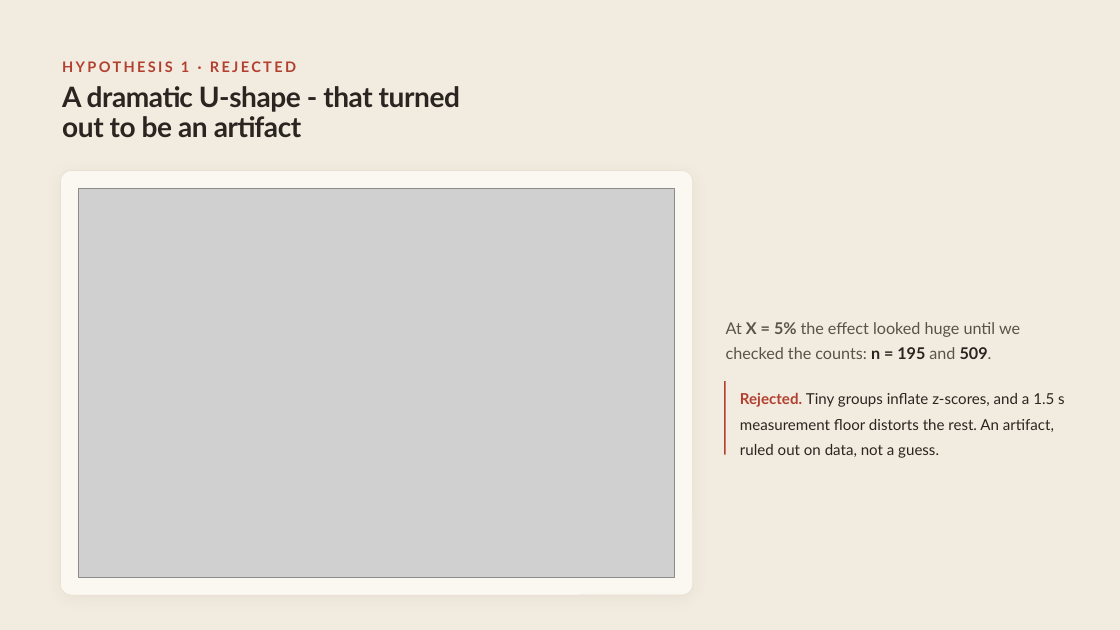
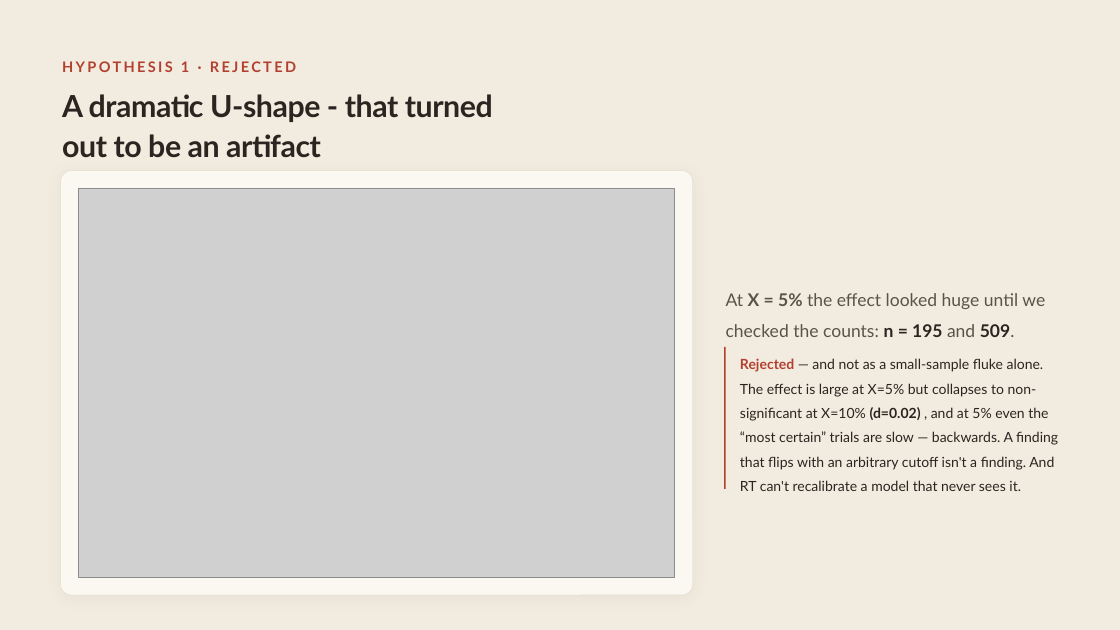
Before and after one commit to ShirHolzman/Amirim-Research, a slide deck: slide 11 of Amirim-Presentation.pptx (slide 12 before the commit). Drawn at 1120x630 pixels with LibreOffice and Linux fonts; fonts in the diff are those of the drawing; grey boxes stand for pictures. Boxes give left, top, right and bottom in pixels: in the first picture for what was removed or moved away, otherwise in the second. Text is boxed around its words. In the diff, an @@ line names an element or a change of style, - is before the commit and + after.

```diff
--- a/Amirim-Presentation.pptx
+++ b/Amirim-Presentation.pptx
@@ text "A dramatic U-shape - that ..." at (x1=62, y1=94, x2=493, y2=158): size 36.1 to 39 pt; line spacing 0.9 to 1.1 @@
@@ text "At X = 5% the ..." moved from (x1=726, y1=322, x2=1020, y2=359) to (x1=726, y1=293, x2=1045, y2=337) @@
@@ text "At X = 5% the ..." at (x1=726, y1=293, x2=1045, y2=337): size 20.8 to 22.5 pt; line spacing 1.3 to 1.5 @@
@@ rectangle resized from (x1=724, y1=381, x2=726, y2=455) to (x1=724, y1=347, x2=726, y2=489) @@
@@ text at (x1=740, y1=358, x2=1058, y2=491): text changed; size 19.4 to 18 pt @@
-Rejected. Tiny groups inflate z-scores, and a 1.5 s measurement floor distorts the rest. An artifact, ruled out on data, not a guess.
+Rejected — and not as a small-sample fluke alone. The effect is large at X=5% but collapses to non-significant at X=10% (d=0.02) , and at 5% even the “most certain” trials are slow — backwards. A finding that flips with an arbitrary cutoff isn't a finding. And RT can't recalibrate a model that never sees it.
```
Also in this commit, not shown: 15 other slides changed, 2 slides added, 2 slides removed, 2 other files.
